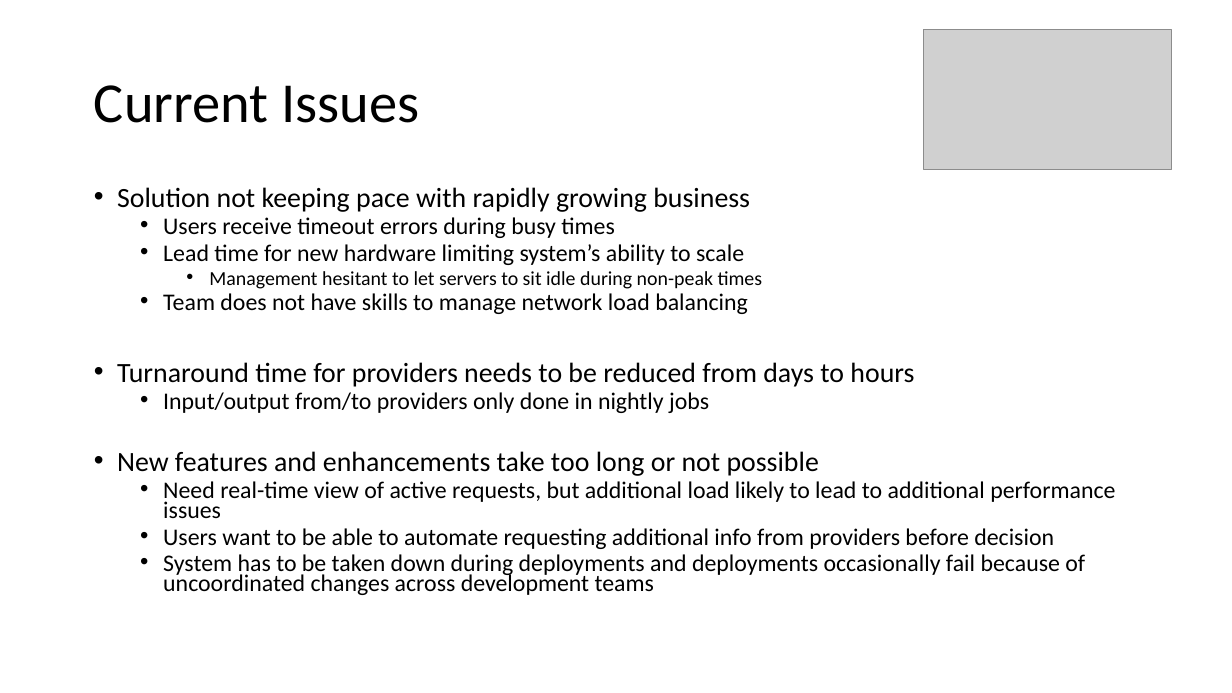
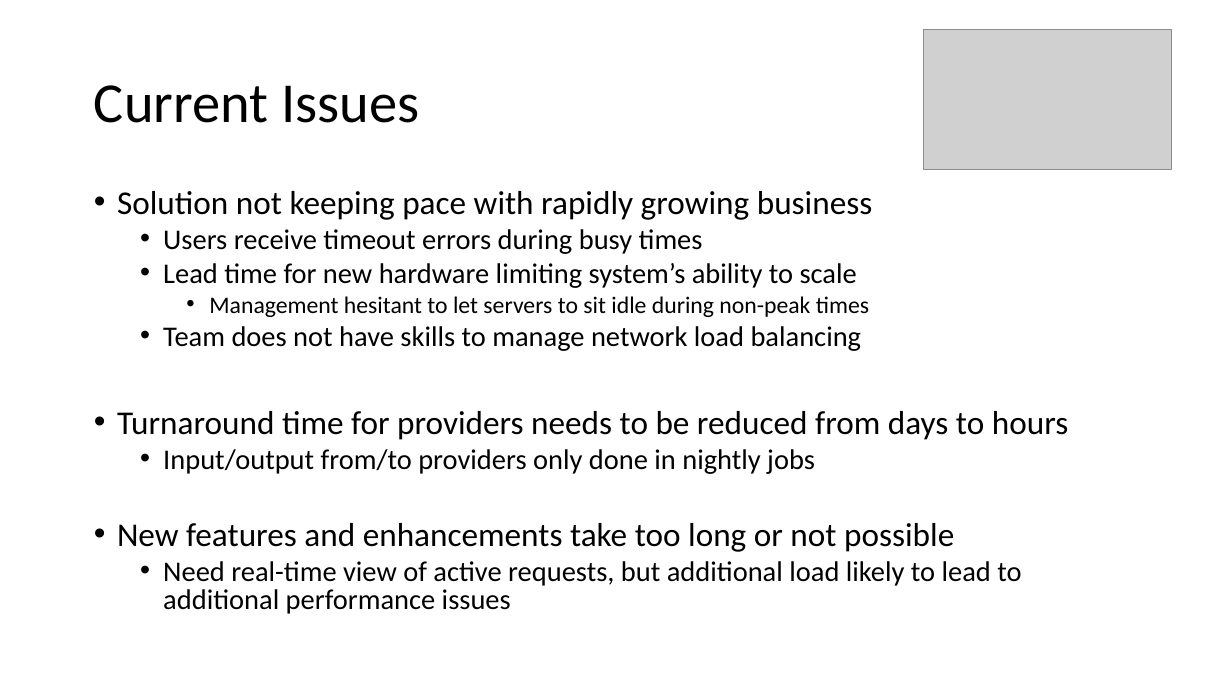
Before and after one commit to scottctr/EdaWorkshop, a slide deck: slide 24 of BusinessLogic/Docs/EdaWorkshop_Intro.pptx (slide 11 before the commit). Drawn at 1232x693 pixels with LibreOffice and Linux fonts; fonts in the diff are those of the drawing; grey boxes stand for pictures. Boxes give left, top, right and bottom in pixels: in the first picture for what was removed or moved away, otherwise in the second. Text is boxed around its words. In the diff, an @@ line names an element or a change of style, - is before the commit and + after.

```diff
--- a/BusinessLogic/Docs/EdaWorkshop_Intro.pptx
+++ b/BusinessLogic/Docs/EdaWorkshop_Intro.pptx
@@ text "Solution not keeping pace with ..." at (117,191,1068,614): size 21.7 to 25.9 pt in "Solution not keeping pace with rapidly growing ...", "Turnaround time for providers needs to be ...", "New features and enhancements take too long ..."; size 18.6 to 22.2 pt in "Users receive timeout errors during busy times", "Lead time for new hardware limiting system’s ...", "Team does not have skills to manage ...", "Input/output from/to providers only done in nightly ..." and 1 more places; size 15.5 to 18.5 pt in "Management hesitant to let servers to sit ..."; line spacing 0.7 to 0.8 @@
@@ text at (163,528,1085,595): paragraphs removed @@
-  • Users want to be able to automate requesting additional info from providers before decision
-  • System has to be taken down during deployments and deployments occasionally fail because of uncoordinated changes across development teams
```
Also in this commit, not shown: 6 other slides changed, 15 slides added, 2 slides removed, 1 other file.
